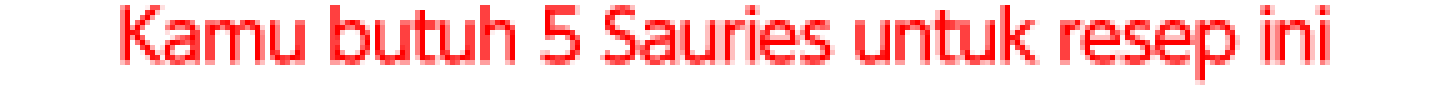
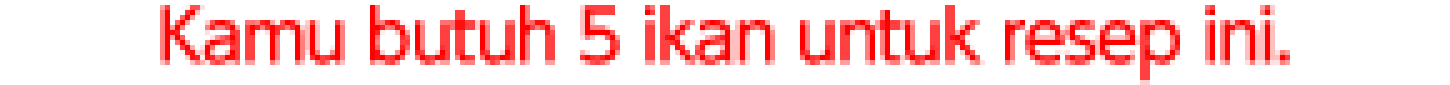
Two versions of the same layered image (1450 x 85). Layer-by-layer changes:
renamed "Kamu butuh 5 Sauries untuk resep ini" to "Kamu butuh 5 ikan untuk resep ini.", painted on it over <box>120,5,1330,85</box>
